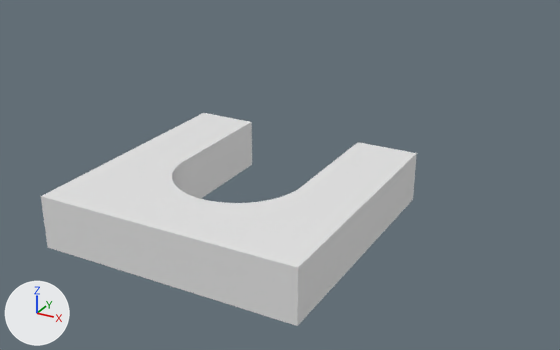
The Blender file vacuum-holder/vacuum-holder.blend: old version first, new version second.
One viewpoint serves both versions: a camera (50 mm lens) standing at (189.0, -172.7, 134.2) and looking at (68.5, 46.5, 24.6). The lights are fixed; the arrows at lower left show +X, +Y and +Z.

Names of what the first picture shows: 'vacuum-holder'.
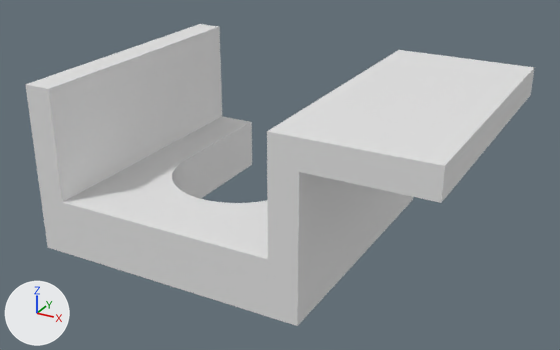
Location of each change, (x1, y1, x2, y2) in pixels of the pictures (560 x 350 px):
```json
{"object": "vacuum-holder", "change": "reshaped", "before": [41, 113, 417, 326], "after": [25, 24, 535, 326], "on screen": "36% wider, 42% taller"}
```

Scene script edits in JSON lines:
```json
{"block": "me_cube_001", "where": "# used by ob_vacuum_holder; location = (0.0, 0.0, 0.0)"}
{"op": "remove", "block": "me_cube_001", "code": "me_cube_001.from_pydata(...)  # 114 vertices, 59 faces; spans x 0.0..100.0, y 0.0..100.0, z 0.0..20.0"}
{"op": "add", "block": "me_cube_001", "code": "me_cube_001.from_pydata(...)  # 130 vertices, 69 faces; spans x 0.0..140.0, y 0.0..100.0, z 0.0..60.0"}
{"block": "me_cube_001", "change": "me_cube_001 part 1"}
{"block": "me_cube_001", "change": "6 faces are deleted"}
{"block": "me_cube_001", "change": "8 vertices are added at x 0.0..140.0, y 0.0, z 20.0..60.0"}
{"block": "me_cube_001", "change": "8 new vertices lie (0.0, 100.0, 0.0) away from vertices in x 0.0..140.0, y 0.0, z 20.0..60.0"}
{"block": "me_cube_001", "change": "16 new faces join them"}
```
